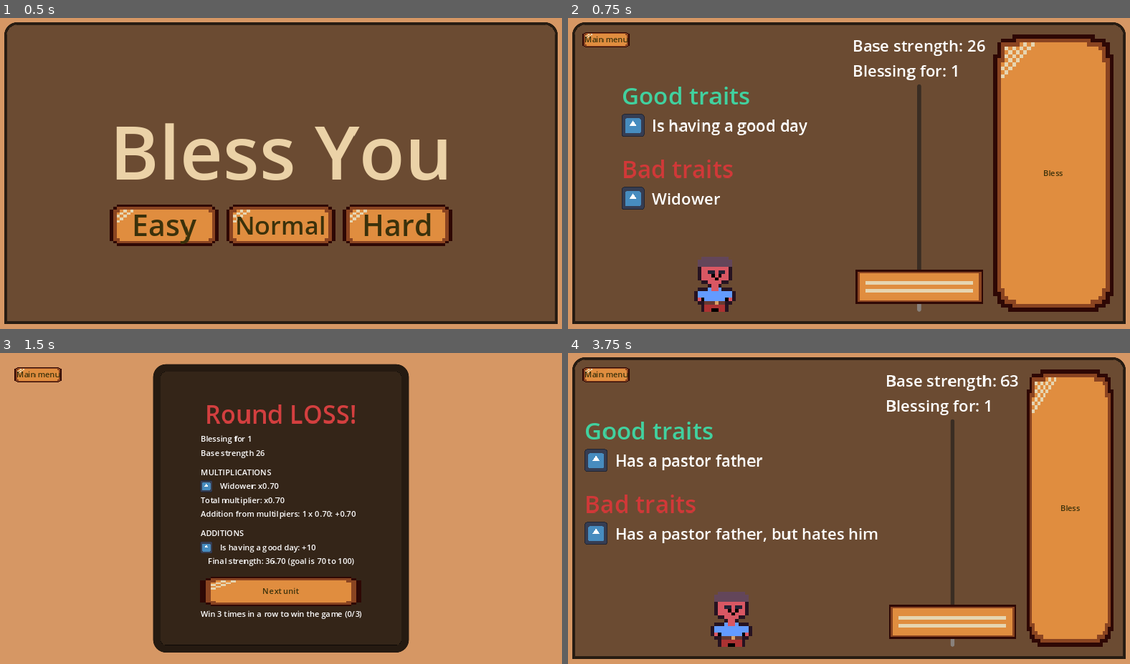
Above: before the commit, frames 1-4 (two rows, left to right).
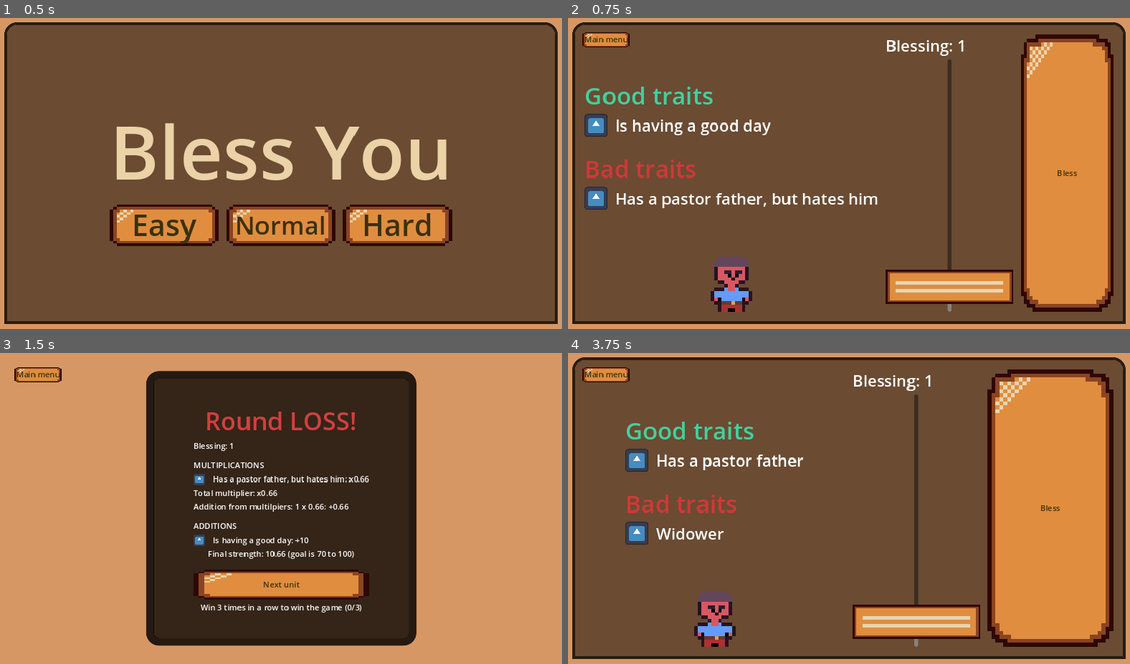
Above: after the commit, the same moments.

Repository: frostblooded/wolf
Game: Godot game, scene res://scenes/MainMenu.tscn
Same seed, same stepped clock (60 frames per second), same inputs: the game is played once before the commit and once after it. The engine's default icon, where the game draws it, is replaced by a stand-in: a white triangle on a blue panel in a dark square.
Inputs:
- Up to frame 1 (0.5 s): no input
- Up to frame 2 (0.75 s): click "Easy" at 0.5 s
- Up to frame 3 (1.5 s): click "Bless" at 1.25 s
- Up to frame 4 (3.75 s): click "Next unit" at 2 s; click "Bless" at 2.75 s; click "Next unit" at 3.5 s

Frame 1 is identical in both runs. In frame 2, 14% of the frame differs, in the area x 2-97%, y 5-95%; in frame 3, 11%; in frame 4, 16%.

Commit message:
Remove unit strength

Diff:
--- a/scenes/UI/BlessingUnitUI.tscn
+++ b/scenes/UI/BlessingUnitUI.tscn
@@ -117,15 +117,10 @@
 layout_mode = 2
 size_flags_horizontal = 3
 
-[node name="CurrentStrengthLabel" type="Label" parent="MarginContainer/PanelContainer/MarginContainer/HBoxContainer/HBoxContainer/VBoxContainer/BlessingInput/VBoxContainer"]
-layout_mode = 2
-theme_override_font_sizes/font_size = 32
-text = "Current strength: 27"
-
 [node name="BlessAmountLabel" type="Label" parent="MarginContainer/PanelContainer/MarginContainer/HBoxContainer/HBoxContainer/VBoxContainer/BlessingInput/VBoxContainer"]
 layout_mode = 2
 theme_override_font_sizes/font_size = 32
-text = "Blessing for: 50
+text = "Blessing: 50
 "
 
 [node name="BlessAmountSlider" type="VSlider" parent="MarginContainer/PanelContainer/MarginContainer/HBoxContainer/HBoxContainer/VBoxContainer/BlessingInput/VBoxContainer"]
--- a/scripts/bless_results_container.gd
+++ b/scripts/bless_results_container.gd
@@ -25,8 +25,7 @@
     if self.is_game_end:
         next_round_button.text = game_end_button_text
 
-    append_bless_result_label("Blessing for %d" % bless_strength)
-    append_bless_result_label("Base strength %d" % unit.strength)
+    append_bless_result_label("Blessing: %d" % bless_strength)
 
     var multiplier: float = 1
     var has_multipliers: bool = false
@@ -43,11 +42,11 @@
             append_mul_trait_result_label(t, ": x%.2f" % t.mul_modifier)
             has_multipliers = true
 
-    if !has_multipliers:
+    if has_multipliers:
+        append_mul_bless_result_label("Total multiplier: x%.2f" % multiplier)
+        append_mul_bless_result_label("Addition from multilpiers: %d x %.2f: +%.2f" % [bless_strength, multiplier, bless_strength * multiplier])
+    else:
         append_mul_bless_result_label("None")
-
-    append_mul_bless_result_label("Total multiplier: x%.2f" % multiplier)
-    append_mul_bless_result_label("Addition from multilpiers: %d x %.2f: +%.2f" % [bless_strength, multiplier, bless_strength * multiplier])
 
     var has_additions: bool = false
 
--- a/scripts/blessing_input.gd
+++ b/scripts/blessing_input.gd
@@ -12,4 +12,4 @@
     update_bless_amount_label(value)
 
 func update_bless_amount_label(value: int):
-    bless_amount_label.text = "Blessing for: %d" % value
+    bless_amount_label.text = "Blessing: %d" % value
--- a/scripts/blessing_unit_ui.gd
+++ b/scripts/blessing_unit_ui.gd
@@ -6,9 +6,6 @@
 @onready var bless_amount_slider = find_child("BlessAmountSlider")
 
 func initialize(unit: Unit):
-    var current_strength_label: Label = find_child("CurrentStrengthLabel")
-    current_strength_label.text = "Base strength: %d" % unit.strength
-
     var positive_traits_container: Control = find_child("PositiveTraitsContainer")
     var negative_traits_container: Control = find_child("NegativeTraitsContainer")
 
--- a/scripts/game_manager.gd
+++ b/scripts/game_manager.gd
@@ -20,7 +20,7 @@
     MessageBus.BLESS_BUTTON_PRESSED.connect(on_bless_button_pressed)
 
 func on_bless_button_pressed(bless_amount: int):
-    var total_strength: float = current_unit.strength
+    var total_strength: float = 0
     var bless_multiplier: float = 1
 
     for t in current_unit.positive_traits:
@@ -62,7 +62,6 @@
 
 func generate_unit() -> Unit:
     var unit: Unit = Unit.new()
-    unit.strength = randi_range(0, 80)
 
     var MIN_TRAITS: int = 1
     var max_traits: int = DifficultyManager.get_max_traits()
--- a/scripts/unit.gd
+++ b/scripts/unit.gd
@@ -1,5 +1,4 @@
 class_name Unit
 
-var strength: int = 0
 var positive_traits: Array[Trait] = []
 var negative_traits: Array[Trait] = []
